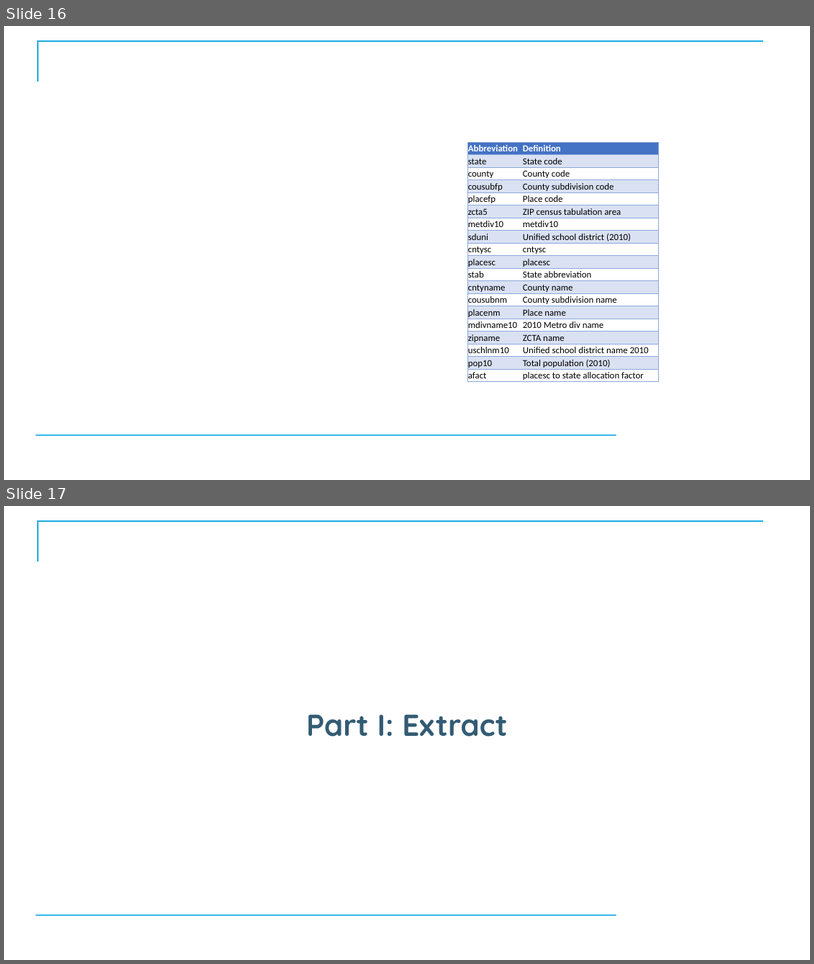
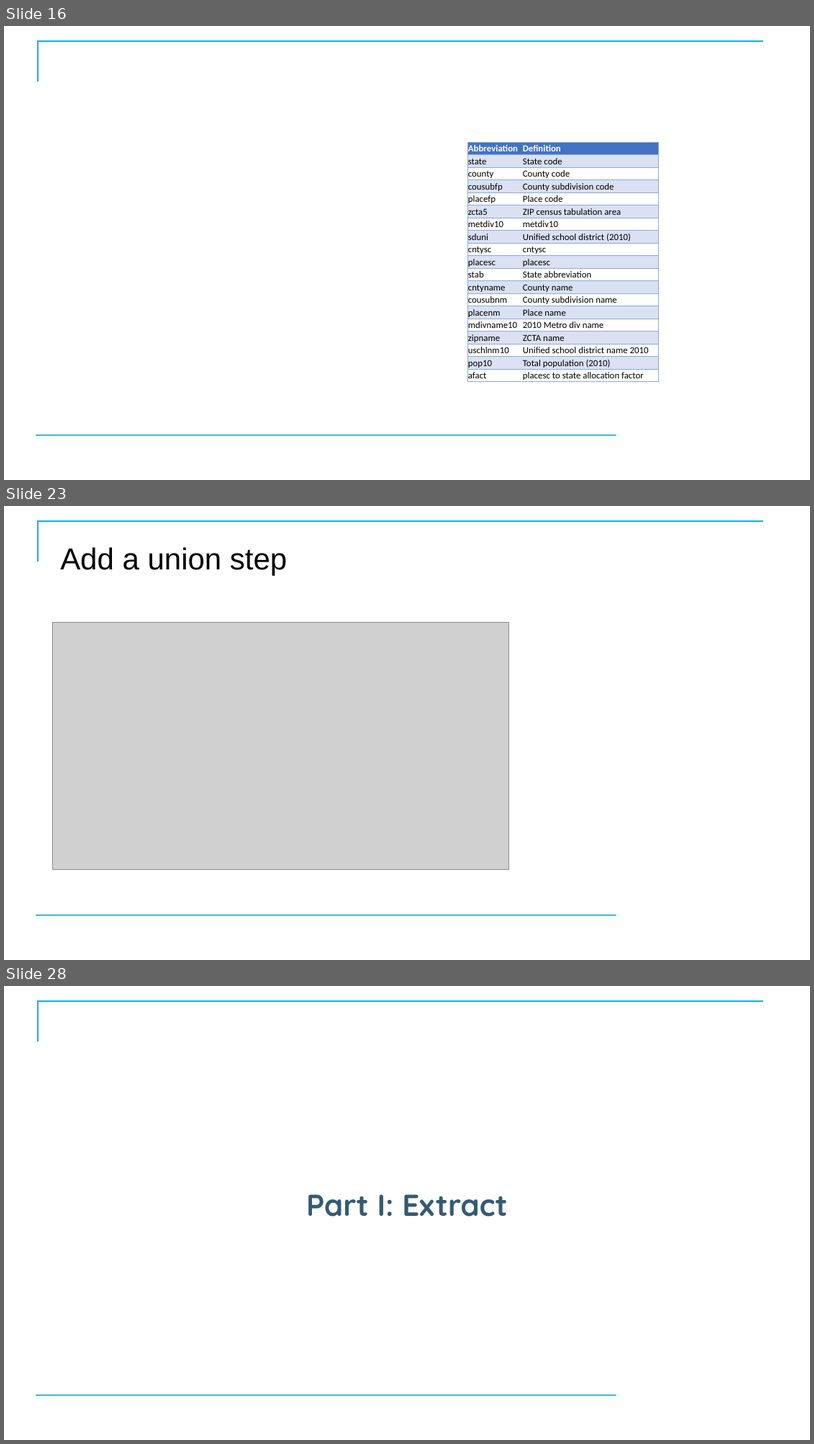
Before and after one commit to CostelloTechnicalConsulting/XTBP10---Tableau-Prep-Introduction, a slide deck: ppt/TableauPrepBuilderIntroV1_1.pptx. Shown one above the other, each under a label of ours: slides 16 and 17 before the commit, slides 16, 23 and 28 after it; the slides between them are not shown. The pictures are 814x964 and 814x1444 pixels, drawn with LibreOffice and Linux fonts; fonts in the diff are those of the drawing; grey boxes stand for pictures; background and template pictures are left out. Boxes give left, top, right and bottom in pixels: in the first picture for what was removed or moved away, otherwise in the second. Text is boxed around its words. In the diff, an @@ line names an element or a change of style, - is before the commit and + after.

```diff
--- a/ppt/TableauPrepBuilderIntroV1_1.pptx
+++ b/ppt/TableauPrepBuilderIntroV1_1.pptx
@@ slide 23 added at box(4, 506, 810, 960), background #FFFFFF; not listed: 2 template elements that a slide beside it also shows @@
@@ title added at box(60, 547, 287, 575), 36 pt, text #000000 @@
+Add a union step
@@ picture added at box(53, 622, 509, 869) @@
@@ what was slide 17 is now slide 28 @@
```
Also in this commit, not shown: 1 slide changed, 10 other slides added, 12 other files.
